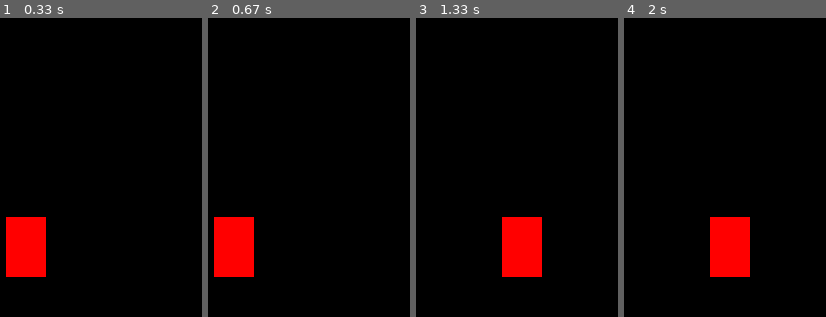
Above: before the commit, frames 1-4 (left to right).
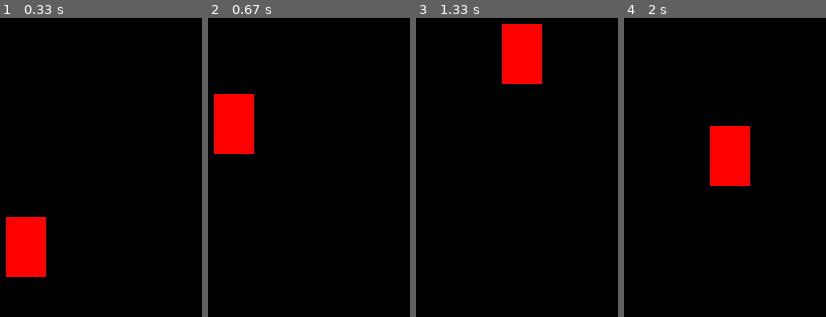
Above: after the commit, the same moments.

Repository: RobertNeuzil/game
Game: pygame game, started from second/game.py
Same seed, same stepped clock (60 frames per second), same inputs: the game is played once before the commit and once after it.
Inputs:
- Up to frame 1 (0.33 s): no input
- Up to frame 2 (0.67 s): tap Space at 0.33 s
- Up to frame 3 (1.33 s): hold Right 0.67-1.13 s; tap Space at 0.73, 1.03, 1.23 s; hold Right from 1.17 s (still down)
- Up to frame 4 (2 s): tap Space at 1.53, 1.73 s; release Right at 1.63 s; hold Left from 1.67 s (still down)

Frame 1 is identical in both runs. In frame 2, 7.9% of the frame differs, in the area x 2-23%, y 25-87%; in frame 3, 7.9%; in frame 4, 7.9%.

Commit message:
linted code and added jumping

Diff:
--- a/second/game.py
+++ b/second/game.py
@@ -2,17 +2,20 @@
 
 
 class game(object):
-	def __init__(self):
-		self.screenwidth = 600
-		self.screenheight = 500
-		self.rectwidth = 40
-		self.rectheight = 60
-		self.run = True
-		self.positionx = 90
-		self.positiony = 400
-		self.screencolor = (0, 0, 0)
-		self.rectcolor = (255, 0, 0)
-		self.vel = 10
+    def __init__(self):
+        self.screenwidth = 600
+        self.screenheight = 500
+        self.rectwidth = 40
+        self.rectheight = 60
+        self.run = True
+        self.positionx = 90
+        self.positiony = 400
+        self.screencolor = (0, 0, 0)
+        self.rectcolor = (255, 0, 0)
+        self.vel = 10
+        self.isJump = False
+        self.JumpCount = 10
+
 
 man = game()
 pygame.init()
@@ -21,20 +24,41 @@
 
 
 while man.run:
-	pygame.time.delay(80)
-	for event in pygame.event.get():
-		if event.type == pygame.QUIT:
-			man.run = False
+    pygame.time.delay(80)
+    for event in pygame.event.get():
+        if event.type == pygame.QUIT:
+            man.run = False
 
-	pressed = pygame.key.get_pressed()
-	if pressed[pygame.K_RIGHT] and man.positionx < (man.screenwidth-man.rectwidth):
-		man.positionx += man.vel
-	if pressed[pygame.K_LEFT] and man.positionx > 0:
-		man.positionx -= man.vel
+    pressed = pygame.key.get_pressed()
+    if pressed[pygame.K_RIGHT] and man.positionx < (man.screenwidth - man.rectwidth):
+        man.positionx += man.vel
+    if pressed[pygame.K_LEFT] and man.positionx > 0:
+        man.positionx -= man.vel
 
-	screen.fill(man.screencolor)
+    if not(man.isJump):
+        if pressed[pygame.K_DOWN] and man.positiony < (man.screenheight - man.rectheight):
+            man.positiony += man.vel
 
-	pygame.draw.rect(screen, man.rectcolor, (man.positionx, man.positiony, man.rectwidth, man.rectheight))
-	pygame.display.update()
+        if pressed[pygame.K_UP] and man.positiony > 0:
+            man.positiony -= man.vel
+
+        if pressed[pygame.K_SPACE]:
+            man.isJump = True
+    else:
+        if man.JumpCount >= -10:
+            neg = 1
+            if man.JumpCount < 0:
+                neg = -1
+            man.positiony -= (man.JumpCount ** 2) * 0.5 * neg
+            man.JumpCount -= 1
+        else:
+            man.isJump = False
+            man.JumpCount = 10
+
+    screen.fill(man.screencolor)
+
+    pygame.draw.rect(screen, man.rectcolor, (man.positionx,
+                                             man.positiony, man.rectwidth, man.rectheight))
+    pygame.display.update()
 
 pygame.quit()
